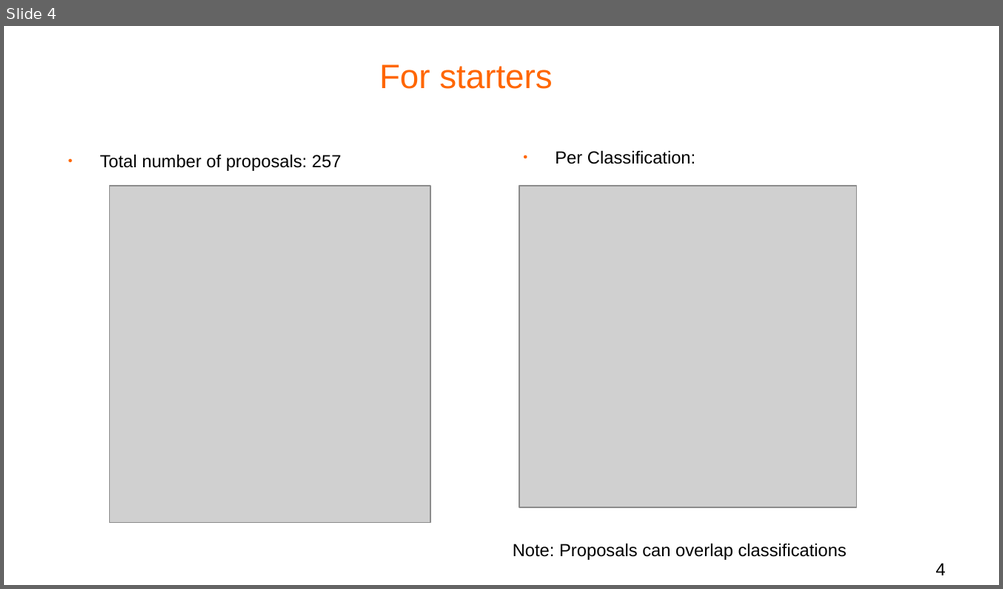
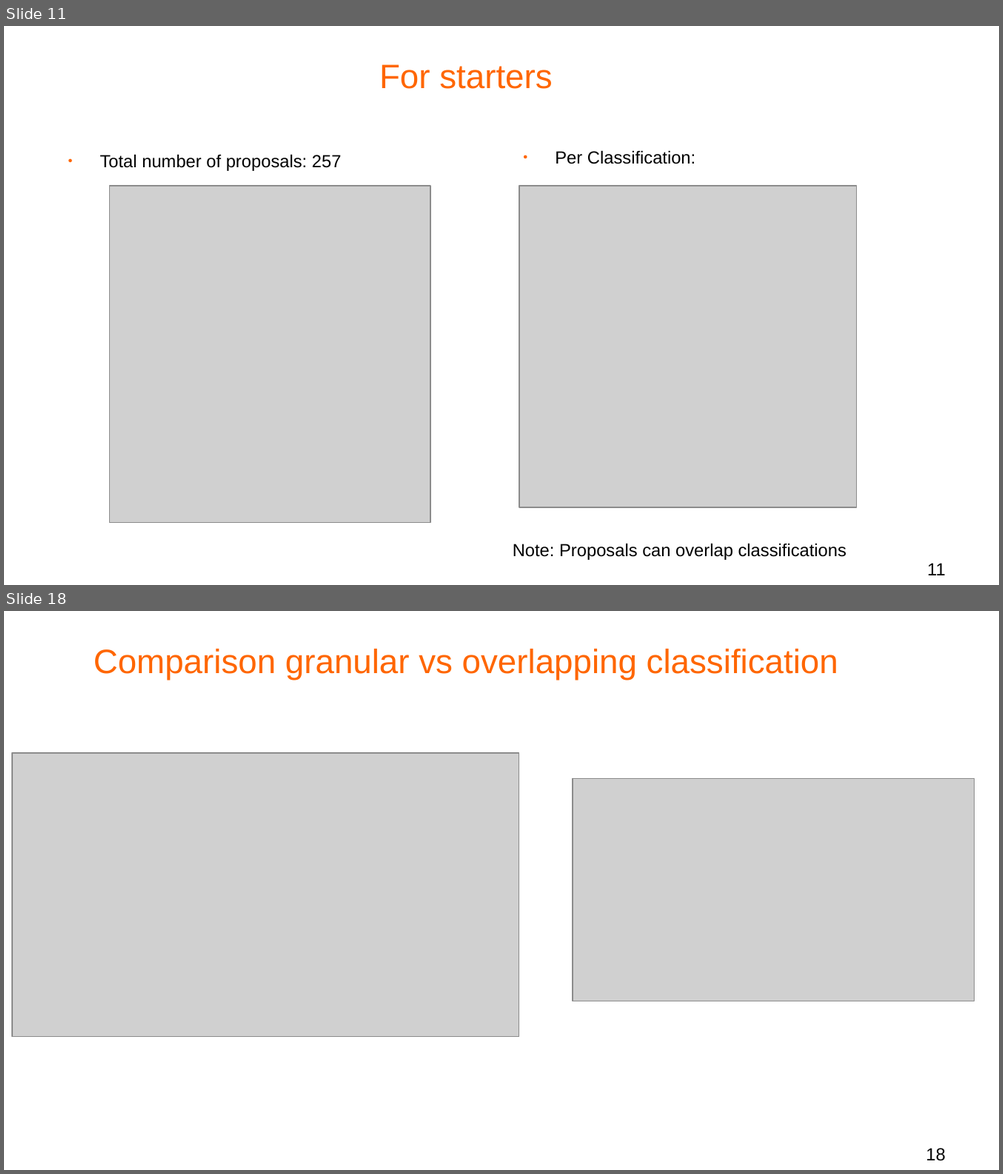
Before and after one commit to bldl/js-proposals, a slide deck: Data Analysis/Presentation/tc39 proposals observations.odp. Shown one above the other, each under a label of ours: slide 4 before the commit, slides 11 and 18 after it; the slides between them are not shown. The pictures are 1003x589 and 1003x1174 pixels, drawn with LibreOffice and Linux fonts; fonts in the diff are those of the drawing; grey boxes stand for pictures; background and template pictures are left out. Boxes give left, top, right and bottom in pixels: in the first picture for what was removed or moved away, otherwise in the second. Text is boxed around its words. In the diff, an @@ line names an element or a change of style, - is before the commit and + after.

```diff
--- a/Data Analysis/Presentation/tc39 proposals observations.odp
+++ b/Data Analysis/Presentation/tc39 proposals observations.odp
@@ slide 18 added at box(4, 611, 999, 1170), background #FFFFFF @@
@@ title added at box(94, 649, 838, 680), 27 pt, text #FF6600 @@
+Comparison granular vs overlapping classification
@@ picture added at box(12, 752, 519, 1037) @@
@@ picture added at box(572, 779, 974, 1002) @@
@@ page number added at box(925, 1148, 945, 1162), 14 pt, text #000000 @@
+18
@@ what was slide 4 is now slide 11 @@
@@ page number at box(927, 563, 945, 576): text changed @@
-4
+11
```
Also in this commit, not shown: 2 slides changed, 11 other slides added, 1 slide removed, 55 other files.
